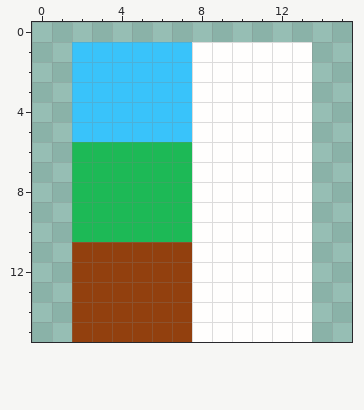
File history of a pixel-art sprite, public/favicons/favicon-32x32.png. Above, as it was before the edit.
The file is 32x32 pixels, drawn in blocks of 2x2; one block is one cell here.
After:
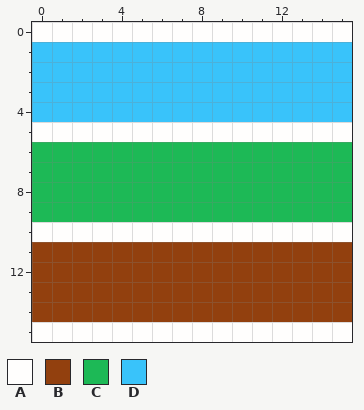
Palette (. is transparent): A #fffefd  B #92400e  C #1db956  D #39c3fa
Diff:
y 0: x 0..15 ................ -> AAAAAAAAAAAAAAAA
y 1..4: x 0..1 .. -> DD; x 8..15 AAAAAA.. -> DDDDDDDD
y 5: x 0..7 ..DDDDDD -> AAAAAAAA; x 14..15 .. -> AA
y 6..9: x 0..1 .. -> CC; x 8..15 AAAAAA.. -> CCCCCCCC
y 10: x 0..7 ..CCCCCC -> AAAAAAAA; x 14..15 .. -> AA
y 11..14: x 0..1 .. -> BB; x 8..15 AAAAAA.. -> BBBBBBBB
y 15: x 0..7 ..BBBBBB -> AAAAAAAA; x 14..15 .. -> AA
